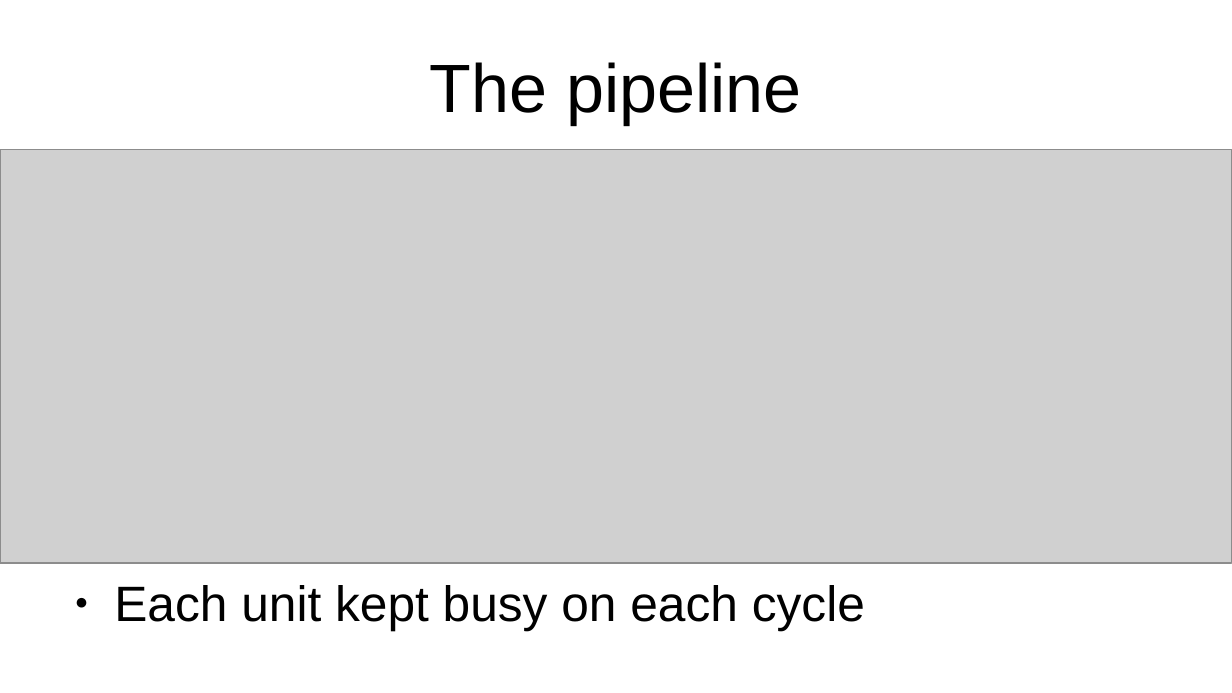
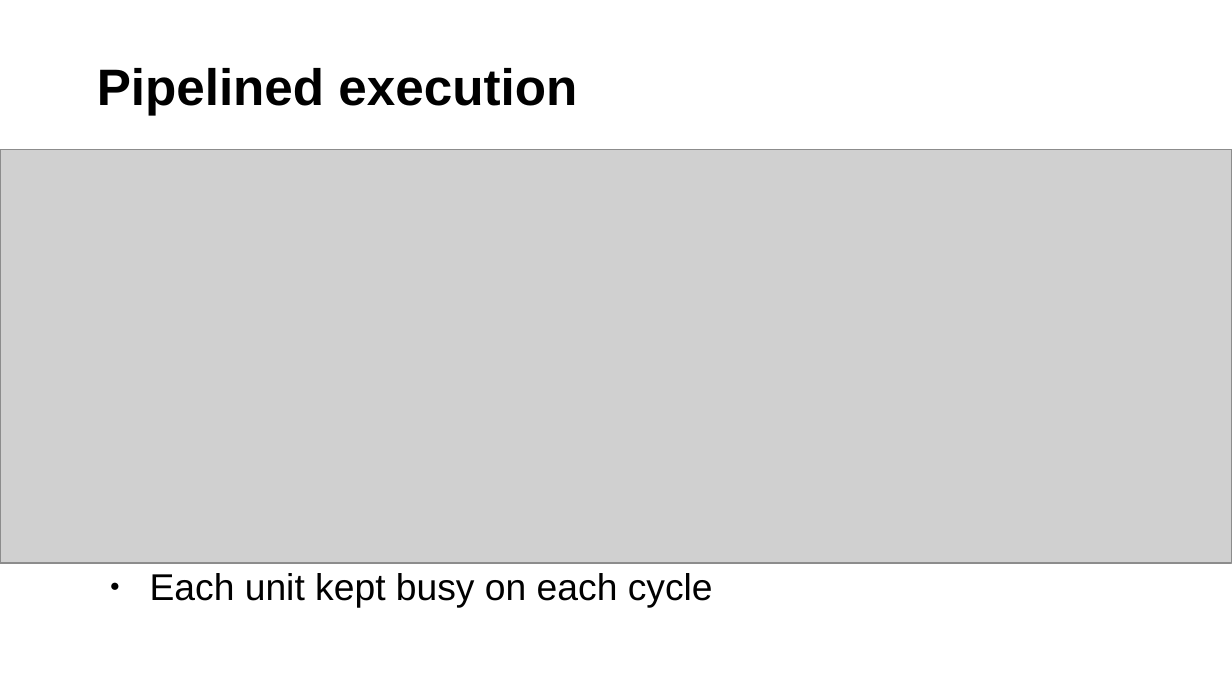
Before and after one commit to gmarkall/oshcamp-2019-workshop, a slide deck: slide 21 of slides.odp (slide 5 before the commit). Drawn at 1232x693 pixels with LibreOffice and Linux fonts; fonts in the diff are those of the drawing; grey boxes stand for pictures; background and template pictures are left out. Boxes give left, top, right and bottom in pixels: in the first picture for what was removed or moved away, otherwise in the second. Text is boxed around its words. In the diff, an @@ line names an element or a change of style, - is before the commit and + after.

```diff
--- a/slides.odp
+++ b/slides.odp
@@ title at (97,68,577,116): text changed; size 44 to 33 pt; bold on @@
-The pipeline
+Pipelined execution
@@ text "Each unit kept busy on ...": place and size @@
-text "Each unit kept busy on ..." at (114,585,865,631)
+text "Each unit kept busy on ..." at (150,573,713,608)
@@ text "Each unit kept busy on ..." at (150,573,713,608): size 32 to 24 pt; less space between paragraphs @@
```
Also in this commit, not shown: 2 other slides changed, 27 slides added, 2 slides removed.
